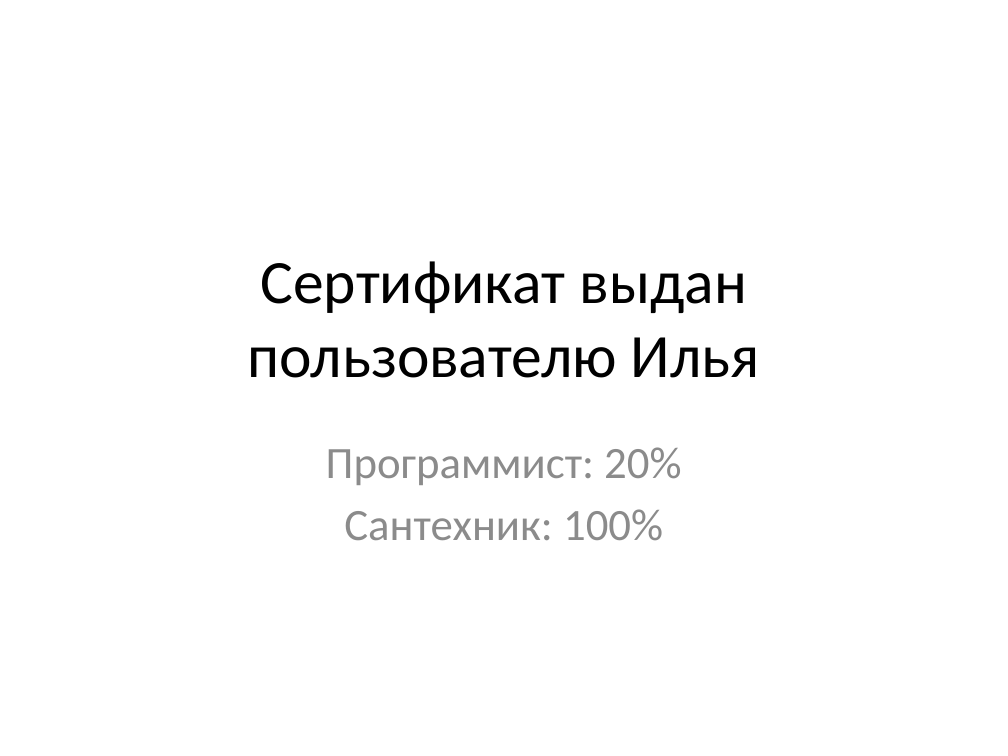
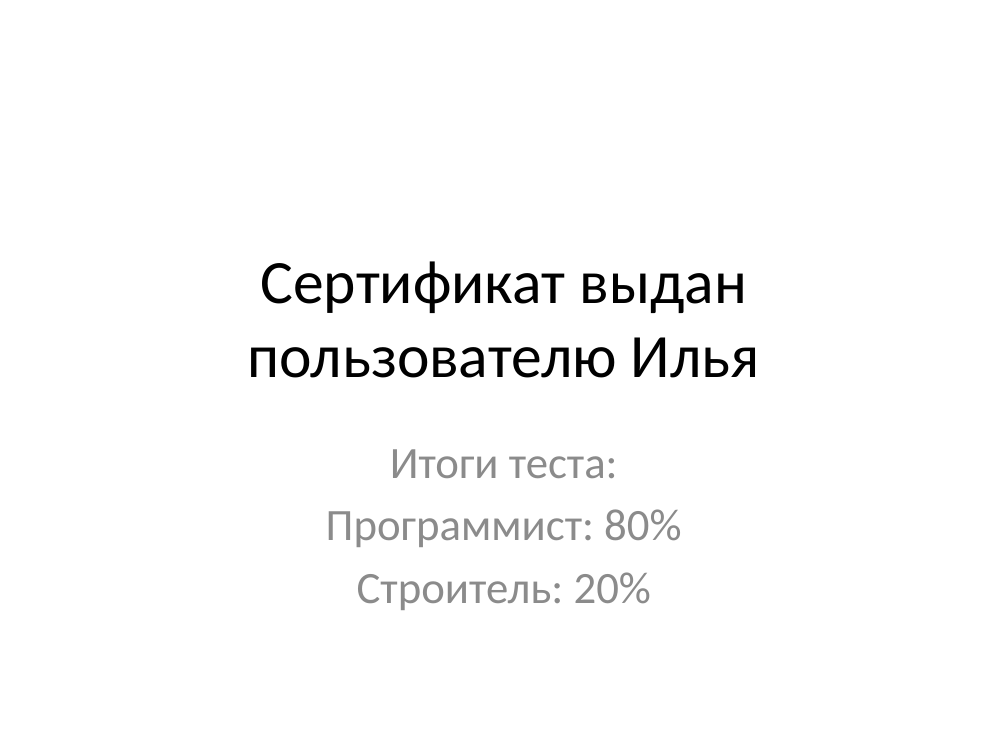
Before and after one commit to tsukerin/labs, a slide deck: slide 1 of labs_bd/test.pptx. Drawn at 1008x756 pixels with LibreOffice and Linux fonts; fonts in the diff are those of the drawing. Boxes give left, top, right and bottom in pixels: in the first picture for what was removed or moved away, otherwise in the second. Text is boxed around its words. In the diff, an @@ line names an element or a change of style, - is before the commit and + after.

```diff
--- a/labs_bd/test.pptx
+++ b/labs_bd/test.pptx
@@ subtitle at box(326, 449, 681, 610): text changed @@
-Программист: 20%
-Сантехник: 100%
+Итоги теста:
+Программист: 80%
+Строитель: 20%
```
Also in this commit, not shown: 1 other file.
